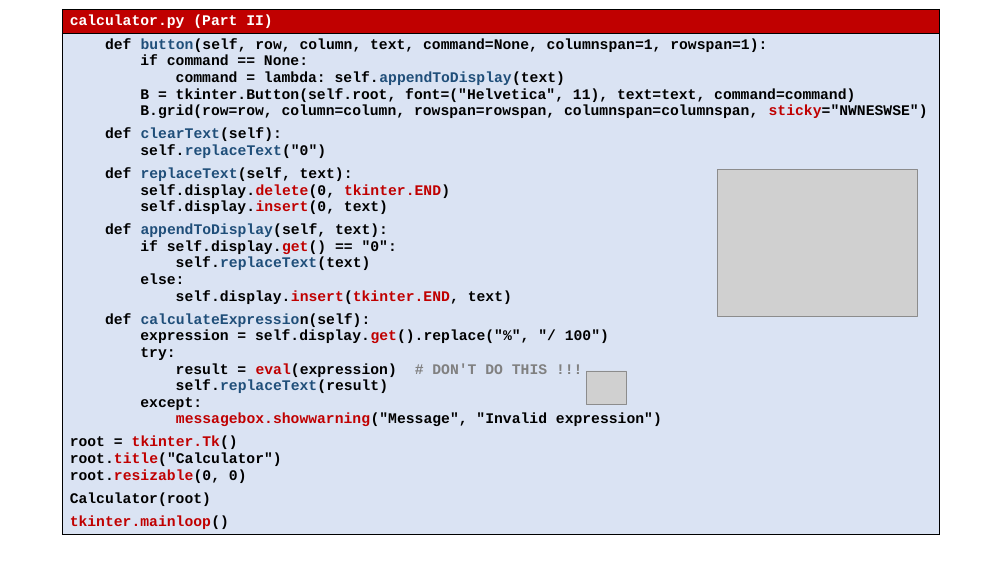
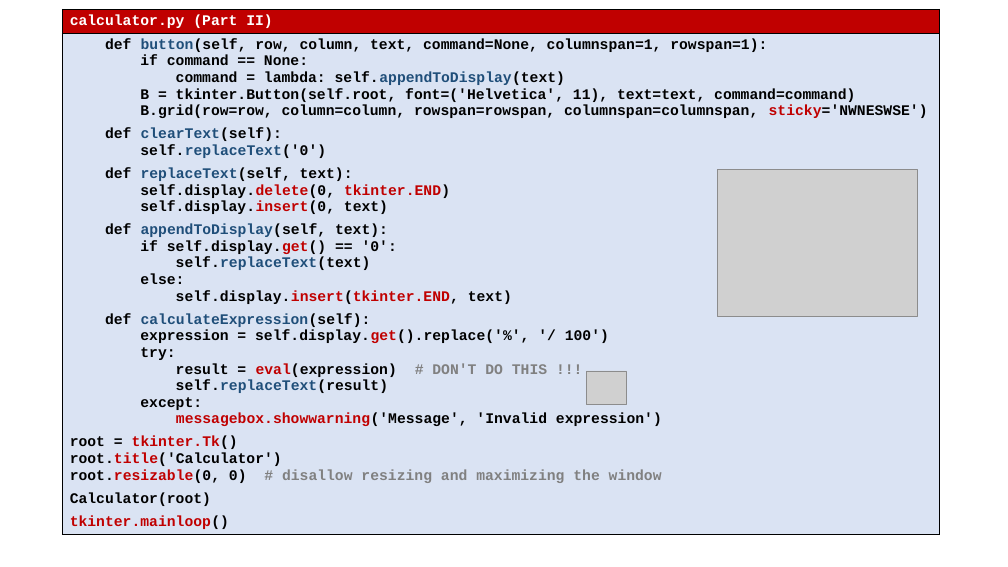
Before and after one commit to gsbrodal/gsbrodal.github.io, a slide deck: slide 16 of ipsa/slides/gui.pptx. Drawn at 1008x567 pixels with LibreOffice and Linux fonts; fonts in the diff are those of the drawing; grey boxes stand for pictures. Boxes give left, top, right and bottom in pixels: in the first picture for what was removed or moved away, otherwise in the second. Text is boxed around its words. In the diff, an @@ line names an element or a change of style, - is before the commit and + after.

Commit message:
updated gui slides

```diff
--- a/ipsa/slides/gui.pptx
+++ b/ipsa/slides/gui.pptx
@@ table at bbox=[62, 9, 939, 563] @@
@@ row 2, column 1: "def button(self, row, column, text, command=None, columnspan=1, rowspan=1): / if command == None: / command = lambda: self.appendToDisplay(text) / B = tkinter.Button(self.root, font=("Helvetica", 11), text=text, command=command) / B.grid(row=row, column=column, rowspan=rowspan, columnspan=columnspan, sticky="NWNESWSE") / def clearText(self): / self.replaceText("0") / def replaceText(self, text): / self.display.delete(0, tkinter.END) / self.display.insert(0, text) / def appendToDisplay(self, text): / if self.display.get() == "0": / self.replaceText(text) / else: / self.display.insert(tkinter.END, text) / def calculateExpression(self): / expression = self.display.get().replace("%", "/ 100") / try: / result = eval(expression) # DON'T DO THIS !!! / self.replaceText(result) / except: / messagebox.showwarning("Message", "Invalid expression") / root = tkinter.Tk() / root.title("Calculator") / root.resizable(0, 0) / Calculator(root) / tkinter.mainloop()" to "def button(self, row, column, text, command=None, columnspan=1, rowspan=1): / if command == None: / command = lambda: self.appendToDisplay(text) / B = tkinter.Button(self.root, font=('Helvetica', 11), text=text, command=command) / B.grid(row=row, column=column, rowspan=rowspan, columnspan=columnspan, sticky='NWNESWSE') / def clearText(self): / self.replaceText('0') / def replaceText(self, text): / self.display.delete(0, tkinter.END) / self.display.insert(0, text) / def appendToDisplay(self, text): / if self.display.get() == '0': / self.replaceText(text) / else: / self.display.insert(tkinter.END, text) / def calculateExpression(self): / expression = self.display.get().replace('%', '/ 100') / try: / result = eval(expression) # DON'T DO THIS !!! / self.replaceText(result) / except: / messagebox.showwarning('Message', 'Invalid expression') / root = tkinter.Tk() / root.title('Calculator') / root.resizable(0, 0) # disallow resizing and maximizing the window / Calculator(root) / tkinter.mainloop()" @@
```
Also in this commit, not shown: 8 other slides changed, 5 other files.
